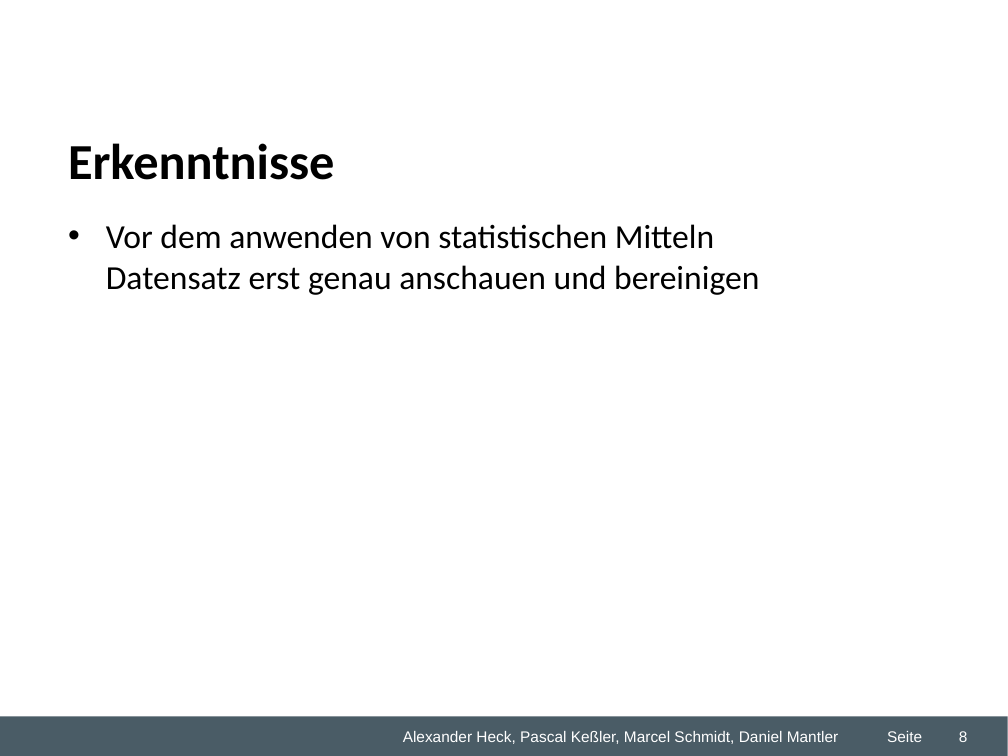
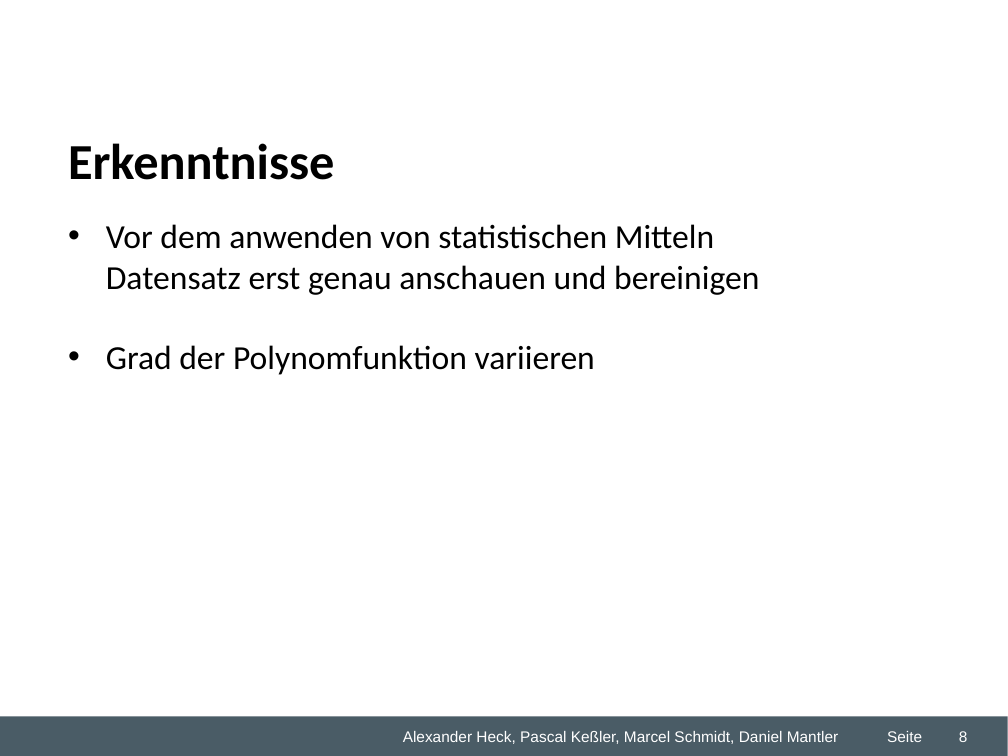
Before and after one commit to dmntlr/predictiveproject, a slide deck: slide 8 of Desktop/Studium/5. Semester/Predictive Analytics/Gruppenarbeit/WZ2 Predicitve Analytics Übung.ppt. Drawn at 1008x756 pixels with LibreOffice and Linux fonts; fonts in the diff are those of the drawing; background and template pictures are left out. Boxes give left, top, right and bottom in pixels: in the first picture for what was removed or moved away, otherwise in the second. Text is boxed around its words. In the diff, an @@ line names an element or a change of style, - is before the commit and + after.

```diff
--- a/Desktop/Studium/5. Semester/Predictive Analytics/Gruppenarbeit/WZ2 Predicitve Analytics Übung.ppt
+++ b/Desktop/Studium/5. Semester/Predictive Analytics/Gruppenarbeit/WZ2 Predicitve Analytics Übung.ppt
@@ text at (x1=106, y1=345, x2=595, y2=375): paragraph added @@
+• Grad der Polynomfunktion variieren
```
Also in this commit, not shown: 2 other slides changed, 1 slide added, 1 slide removed, 1 other file.
